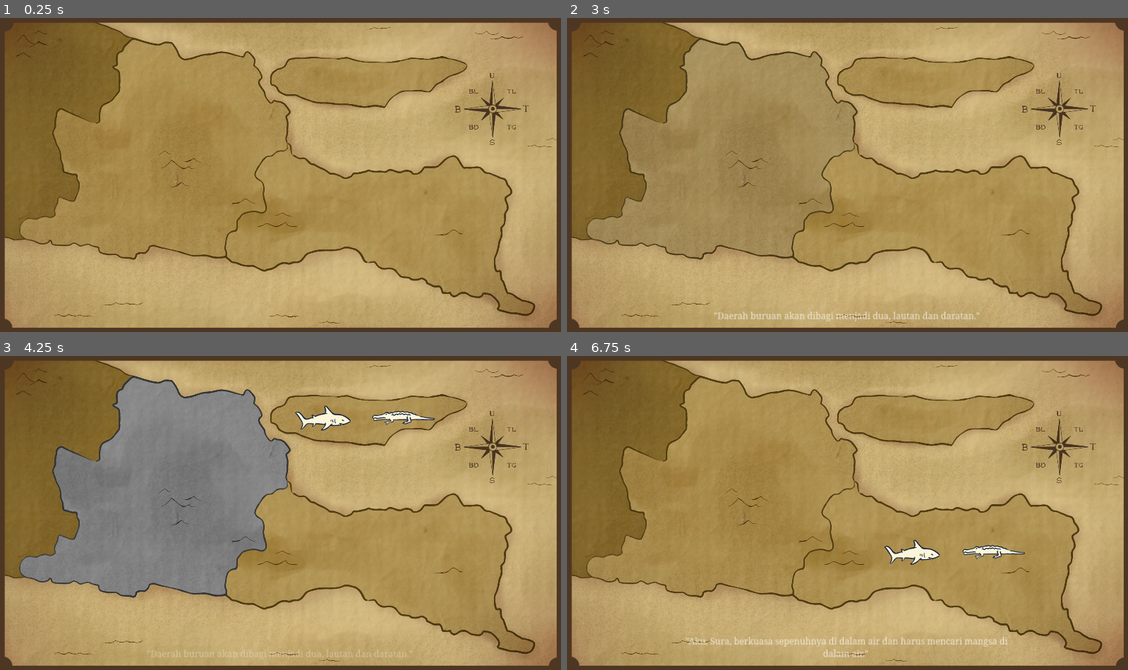
Above: before the commit, frames 1-4 (two rows, left to right).
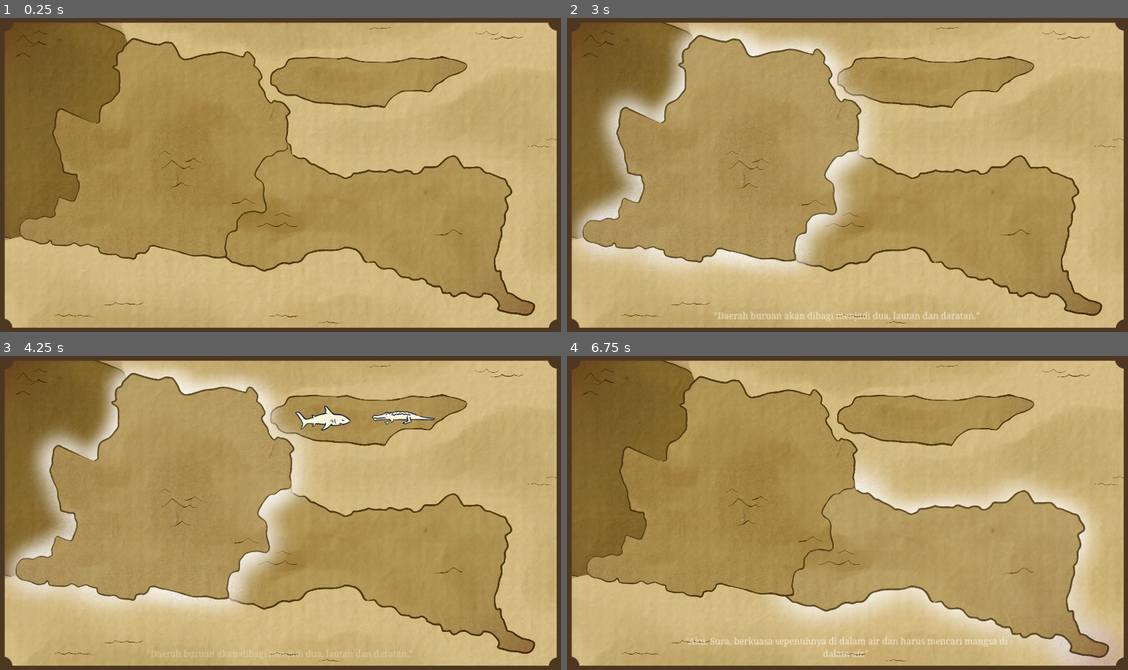
Above: after the commit, the same moments.

Repository: istamarahsan/youma-gemastik-2023
Game: Godot game, scene res://levels/level-3/level_3.tscn
Same seed, same stepped clock (60 frames per second), same inputs: the game is played once before the commit and once after it. This scene is started directly instead of the project's main scene.
Inputs (mouse positions are in pixels of both pictures, inside the frame that each line leads up to):
- Up to frame 1 (0.25 s): no input
- Up to frame 2 (3 s): tap Enter at 0.5 s; move the mouse to (937, 80) at 0.52 s; click (937, 80) at 0.67 s; click (892, 80) at 1.25 s; tap Space at 2 s; move the mouse to (735, 190) at 2.02 s; click (735, 190) at 2.17 s; click (774, 165) at 2.75 s
- Up to frame 3 (4.25 s): tap Enter at 3.5 s; move the mouse to (336, 443) at 3.52 s; click (336, 443) at 3.67 s
- Up to frame 4 (6.75 s): click (892, 418) at 4.25 s; tap Space at 5 s; move the mouse to (819, 575) at 5.02 s; click (819, 575) at 5.17 s; click (993, 553) at 5.75 s; tap Enter at 6.5 s; move the mouse to (1015, 560) at 6.52 s; click (1015, 560) at 6.67 s

The runs differ from the first frame. In frame 1, 8.4% of the frame differs, in the area x 0-100%, y 1-99%; in frame 2, 18%; in frame 3, 39%; in frame 4, 16%.

Commit message:
disable touch input, add level 3

Diff:
--- a/ext/input.gd
+++ b/ext/input.gd
@@ -5,8 +5,8 @@
 		if not event.is_pressed():
 			return false
 		return true if event.button_index == 1 else false
-	if event is InputEventScreenTouch:
-		if event.is_pressed():
-			return false
-		return true
+#	if event is InputEventScreenTouch:
+#		if event.is_pressed():
+#			return false
+#		return true
 	return false
--- /dev/null
+++ b/levels/components/transforms/hint_transform.gd
@@ -0,0 +1 @@
+extends Transform
--- /dev/null
+++ b/levels/hint_provider.gd
@@ -0,0 +1,19 @@
+extends Trigger
+
+@export_range(1, 10, 0.1) var grace_period_seconds: float
+@export var map: Map
+
+@onready var grace_period_timer: Timer = $Timer
+
+func _ready():
+	grace_period_timer.wait_time = grace_period_seconds
+	grace_period_timer.one_shot = false
+	grace_period_timer.stop()
+	map.interaction_created.connect(func(_name, _value, _flag): _on_map_interaction_created())
+
+func _on_map_interaction_created():
+	grace_period_timer.stop()
+	grace_period_timer.start()
+
+func _on_timer_timeout():
+	activated.emit()
--- /dev/null
+++ b/levels/hint_provider.tscn
@@ -0,0 +1,10 @@
+[gd_scene load_steps=2 format=3 uid="uid://3lrjnca8n1jg"]
+
+[ext_resource type="Script" path="res://levels/hint_provider.gd" id="1_oks4r"]
+
+[node name="HintProvider" type="Node"]
+script = ExtResource("1_oks4r")
+
+[node name="Timer" type="Timer" parent="."]
+
+[connection signal="timeout" from="Timer" to="." method="_on_timer_timeout"]
--- a/levels/level-2/deep_water.tscn
+++ b/levels/level-2/deep_water.tscn
@@ -22,6 +22,7 @@
 [ext_resource type="Script" path="res://levels/components/interaction-object/flag_effect.gd" id="18_squj7"]
 [ext_resource type="PackedScene" uid="uid://dhnuyqp4c752v" path="res://levels/props/arrow_right.tscn" id="19_3lkv2"]
 [ext_resource type="PackedScene" uid="uid://cdo0vs8v01f00" path="res://levels/components/player-avatar/sura_avatar.tscn" id="19_4i3cf"]
+[ext_resource type="PackedScene" uid="uid://3lrjnca8n1jg" path="res://levels/hint_provider.tscn" id="23_bc58n"]
 
 [sub_resource type="Resource" id="Resource_6xmi1"]
 script = ExtResource("11_agju2")
@@ -221,7 +222,7 @@
 
 [node name="IO1" parent="." instance=ExtResource("11_i0q5o")]
 position = Vector2(212, 708)
-radius = 103
+radius = 106
 metadata/_edit_lock_ = true
 
 [node name="IO2" parent="." instance=ExtResource("11_i0q5o")]
@@ -330,3 +331,5 @@
 z_as_relative = false
 position = Vector2(1758, 789)
 opacity = 0.0
+
+[node name="HintProvider" parent="." instance=ExtResource("23_bc58n")]
--- a/levels/level-3/map_interaction_object.gd
+++ b/levels/level-3/map_interaction_object.gd
@@ -5,14 +5,13 @@
 @export var action_menu: MapActionSelectMenu
 @export_range(0.01, 5, 0.01) var grayout_time: float = 0.01
 
+@export var normal_texture: Texture2D
+@export var highlight_texture: Texture2D
+
 var showing_menu: bool = false
 var enabled: bool:
 	set(value):
-		if _enabled and value == false:
-			fading = true
-		if not _enabled and value == true:
-			fading = false
-			material.set_shader_parameter("degree", 0)
+		texture = normal_texture if value else highlight_texture
 		_enabled = value
 	get:
 		return _enabled
@@ -26,7 +25,7 @@
 signal baya_chosen
 
 func _unhandled_input(event):
-	if InputExtensions.input_is_left_click_or_touch(event):
+	if action_menu != null and InputExtensions.input_is_left_click_or_touch(event):
 		showing_menu = false
 		action_menu.hide()
 
@@ -42,6 +41,7 @@
 	action_menu.sura.connect(_on_action_sura)
 
 func _process(delta):
+	return
 	if not fading:
 		return
 	if time_elapsed >= grayout_time:
--- a/levels/level-3/special_map.tscn
+++ b/levels/level-3/special_map.tscn
@@ -11,11 +11,20 @@
 [ext_resource type="Texture2D" uid="uid://cdryisi1m1g75" path="res://assets/maps/Map/Land 3.png" id="8_8tqln"]
 [ext_resource type="PackedScene" uid="uid://glots66q8cwp" path="res://levels/level-3/map_action_select_menu.tscn" id="8_d16d1"]
 [ext_resource type="Shader" path="res://levels/level-3/special_map_object.gdshader" id="9_movqu"]
+[ext_resource type="Texture2D" uid="uid://btshur1ihso6w" path="res://assets/maps/Map/Land 1 (Highlight).png" id="9_rvdrv"]
 [ext_resource type="Theme" uid="uid://44i6ats70703" path="res://assets/youma_theme.tres" id="11_g27gg"]
+[ext_resource type="Texture2D" uid="uid://d2gavxw183h6j" path="res://assets/maps/Map/Land 2 (Highlight).png" id="12_atgfl"]
 [ext_resource type="AudioStream" uid="uid://cbwyps10880wo" path="res://assets/placeholder/phoenix-compendium/ui_menu_focus.wav" id="13_lob31"]
+[ext_resource type="Texture2D" uid="uid://pqtkamoa1qoj" path="res://assets/maps/Map/Land 3 (Highlight).png" id="14_68m5k"]
 [ext_resource type="Script" path="res://audio/audio_manager_hook.gd" id="14_qv5qx"]
 [ext_resource type="AudioStream" uid="uid://hrmba6ptu2ao" path="res://assets/placeholder/phoenix-compendium/ui_menu_cancel.wav" id="14_u0l5d"]
 [ext_resource type="AudioStream" uid="uid://bkltp0vvulae5" path="res://assets/placeholder/phoenix-compendium/ui_menu_ok.wav" id="15_owjvw"]
+[ext_resource type="Texture2D" uid="uid://bek6hr7c0f0fk" path="res://assets/maps/Map/Sea 3 (Highlight).png" id="18_6pw1w"]
+[ext_resource type="Texture2D" uid="uid://ccpbidne185ic" path="res://assets/maps/Map/Sea 2 (Highlight).png" id="18_kkxsx"]
+[ext_resource type="Texture2D" uid="uid://col424n6o2tlp" path="res://assets/maps/Map/Sea 1.png" id="20_vbgtt"]
+[ext_resource type="Texture2D" uid="uid://bkrfyohpd6xnf" path="res://assets/maps/Map/Sea 1 (Highlight).png" id="21_yg44u"]
+[ext_resource type="Texture2D" uid="uid://docwo51ksuli7" path="res://assets/maps/Map/Sea 2.png" id="22_uebp1"]
+[ext_resource type="Texture2D" uid="uid://b2cbyppomagjm" path="res://assets/maps/Map/Sea 3.png" id="23_mruk0"]
 
 [sub_resource type="Resource" id="Resource_tchgn"]
 script = ExtResource("2_ll7w6")
@@ -26,7 +35,7 @@
 [sub_resource type="Resource" id="Resource_j2af8"]
 script = ExtResource("2_ll7w6")
 land = NodePath("Land2")
-correct_choice = 0
+correct_choice = 1
 metadata/_editor_prop_ptr_land = NodePath("Land2")
 
 [sub_resource type="Resource" id="Resource_glj7c"]
@@ -34,6 +43,21 @@
 land = NodePath("Land3")
 correct_choice = 1
 metadata/_editor_prop_ptr_land = NodePath("Land3")
+
+[sub_resource type="Resource" id="Resource_1y41f"]
+script = ExtResource("2_ll7w6")
+land = NodePath("Sea1")
+correct_choice = 0
+
+[sub_resource type="Resource" id="Resource_82cvx"]
+script = ExtResource("2_ll7w6")
+land = NodePath("Sea2")
+correct_choice = 0
+
+[sub_resource type="Resource" id="Resource_j5kb7"]
+script = ExtResource("2_ll7w6")
+land = NodePath("Sea3")
+correct_choice = 0
 
 [sub_resource type="ShaderMaterial" id="ShaderMaterial_tfcv5"]
 resource_local_to_scene = true
@@ -57,7 +81,7 @@
 [node name="SpecialMap" type="Node2D" node_paths=PackedStringArray("completion_announcer", "state_hook")]
 script = ExtResource("1_ylxfk")
 completion_announcer = NodePath("CompletionAnnouncer")
-steps = Array[ExtResource("2_ll7w6")]([SubResource("Resource_tchgn"), SubResource("Resource_j2af8"), SubResource("Resource_glj7c")])
+steps = Array[ExtResource("2_ll7w6")]([SubResource("Resource_tchgn"), SubResource("Resource_j2af8"), SubResource("Resource_glj7c"), SubResource("Resource_1y41f"), SubResource("Resource_82cvx"), SubResource("Resource_j5kb7")])
 state_hook = NodePath("LevelStateHook")
 metadata/_edit_lock_ = true
 
@@ -67,6 +91,8 @@
 [node name="CompletionAnnouncer" parent="." instance=ExtResource("3_0a00x")]
 
 [node name="BG" type="Sprite2D" parent="."]
+z_index = -20
+z_as_relative = false
 texture = ExtResource("3_7i2qh")
 centered = false
 metadata/_edit_lock_ = true
@@ -79,6 +105,8 @@
 area2D = NodePath("../Land1TouchClickArea")
 action_menu = NodePath("MapActionSelectMenu")
 grayout_time = 1.0
+normal_texture = ExtResource("6_xv33b")
+highlight_texture = ExtResource("9_rvdrv")
 metadata/_edit_lock_ = true
 
 [node name="MapActionSelectMenu" parent="Land1" instance=ExtResource("8_d16d1")]
@@ -109,6 +137,8 @@
 area2D = NodePath("../Land2TouchClickArea")
 action_menu = NodePath("MapActionSelectMenu2")
 grayout_time = 1.0
+normal_texture = ExtResource("7_pjsrc")
+highlight_texture = ExtResource("12_atgfl")
 metadata/_edit_lock_ = true
 
 [node name="MapActionSelectMenu2" parent="Land2" instance=ExtResource("8_d16d1")]
@@ -135,6 +165,8 @@
 area2D = NodePath("../Land3TouchClickArea")
 action_menu = NodePath("MapActionSelectMenu3")
 grayout_time = 1.0
+normal_texture = ExtResource("8_8tqln")
+highlight_texture = ExtResource("14_68m5k")
 metadata/_edit_lock_ = true
 
 [node name="MapActionSelectMenu3" parent="Land3" instance=ExtResource("8_d16d1")]
@@ -153,6 +185,85 @@
 
 [node name="CollisionPolygon2D" type="CollisionPolygon2D" parent="Land3TouchClickArea"]
 polygon = PackedVector2Array(452, 89, 348, 381, 211, 327, 184, 410, 267, 550, 196, 668, 77, 735, 450, 827, 554, 789, 736, 809, 787, 676, 875, 644, 839, 524, 964, 432, 906, 301, 828, 152, 630, 161)
+metadata/_edit_lock_ = true
+
+[node name="Sea1" type="Sprite2D" parent="." node_paths=PackedStringArray("area2D", "action_menu")]
+z_index = -10
+z_as_relative = false
+position = Vector2(0, 518)
+texture = ExtResource("20_vbgtt")
+centered = false
+script = ExtResource("6_jbi6i")
+area2D = NodePath("../Sea1TouchClickArea")
+action_menu = NodePath("MapActionSelectMenu")
+normal_texture = ExtResource("20_vbgtt")
+highlight_texture = ExtResource("21_yg44u")
+metadata/_edit_lock_ = true
+
+[node name="MapActionSelectMenu" parent="Sea1" instance=ExtResource("8_d16d1")]
+offset_left = 430.0
+offset_top = 396.0
+offset_right = 430.32
+offset_bottom = 395.84
+
+[node name="Sea1TouchClickArea" type="Area2D" parent="."]
+position = Vector2(901, 954)
+monitoring = false
+monitorable = false
+metadata/_edit_lock_ = true
+
+[node name="CollisionPolygon2D" type="CollisionPolygon2D" parent="Sea1TouchClickArea"]
+polygon = PackedVector2Array(-890, -169, -903, -64, -905, 128, 1017, 128, 1012, 93, 659, 43, 274, -119, 3, -60)
+
+[node name="Sea2" type="Sprite2D" parent="." node_paths=PackedStringArray("area2D", "action_menu")]
+z_index = -5
+z_as_relative = false
+position = Vector2(1333, 579)
+texture = ExtResource("22_uebp1")
+script = ExtResource("6_jbi6i")
+area2D = NodePath("../Sea2TouchClickArea")
+action_menu = NodePath("MapActionSelectMenu")
+normal_texture = ExtResource("22_uebp1")
+highlight_texture = ExtResource("18_kkxsx")
+
+[node name="MapActionSelectMenu" parent="Sea2" instance=ExtResource("8_d16d1")]
+offset_left = 55.0
+offset_top = -285.0
+offset_right = 55.32
+offset_bottom = -285.16
+
+[node name="Sea2TouchClickArea" type="Area2D" parent="."]
+monitoring = false
+monitorable = false
+
+[node name="CollisionPolygon2D" type="CollisionPolygon2D" parent="Sea2TouchClickArea"]
+polygon = PackedVector2Array(1939, 81, 1637, 159, 1625, 324, 1028, 343, 1036, 459, 1230, 494, 1554, 452, 1700, 496, 1774, 590, 1753, 746, 1734, 842, 1845, 935, 1960, 833)
+
+[node name="Sea3" type="Sprite2D" parent="." node_paths=PackedStringArray("area2D", "action_menu")]
+z_index = -5
+z_as_relative = false
+position = Vector2(1091, 269)
+texture = ExtResource("23_mruk0")
+script = ExtResource("6_jbi6i")
+area2D = NodePath("../Sea3TouchClickArea")
+action_menu = NodePath("MapActionSelectMenu")
+normal_texture = ExtResource("23_mruk0")
+highlight_texture = ExtResource("18_6pw1w")
+metadata/_edit_lock_ = true
+
+[node name="MapActionSelectMenu" parent="Sea3" instance=ExtResource("8_d16d1")]
+offset_left = -325.0
+offset_top = -258.0
+offset_right = -324.68
+offset_bottom = -258.16
+
+[node name="Sea3TouchClickArea" type="Area2D" parent="."]
+position = Vector2(1682, 301)
+monitoring = false
+monitorable = false
+
+[node name="CollisionPolygon2D" type="CollisionPolygon2D" parent="Sea3TouchClickArea"]
+polygon = PackedVector2Array(-1372, -296, -1210, -239, -973, -196, -55, -169, 265, -245, 252, -339, -1391, -317)
 metadata/_edit_lock_ = true
 
 [node name="NO" type="Label" parent="."]
Binary file added: assets/maps/Map/Sea 1 (Highlight).png
Not shown, added: assets/maps/Map/Sea 1 (Highlight).png.import
Binary file added: assets/maps/Map/Sea 1.png
Not shown, added: assets/maps/Map/Sea 1.png.import
Binary file added: assets/maps/Map/Sea 2 (Highlight).png
Not shown, added: assets/maps/Map/Sea 2 (Highlight).png.import
Binary file added: assets/maps/Map/Sea 2.png
Not shown, added: assets/maps/Map/Sea 2.png.import
Binary file added: assets/maps/Map/Sea 3 (Highlight).png
Not shown, added: assets/maps/Map/Sea 3 (Highlight).png.import
Binary file added: assets/maps/Map/Sea 3.png
Not shown, added: assets/maps/Map/Sea 3.png.import
(and 2 more such lines)
